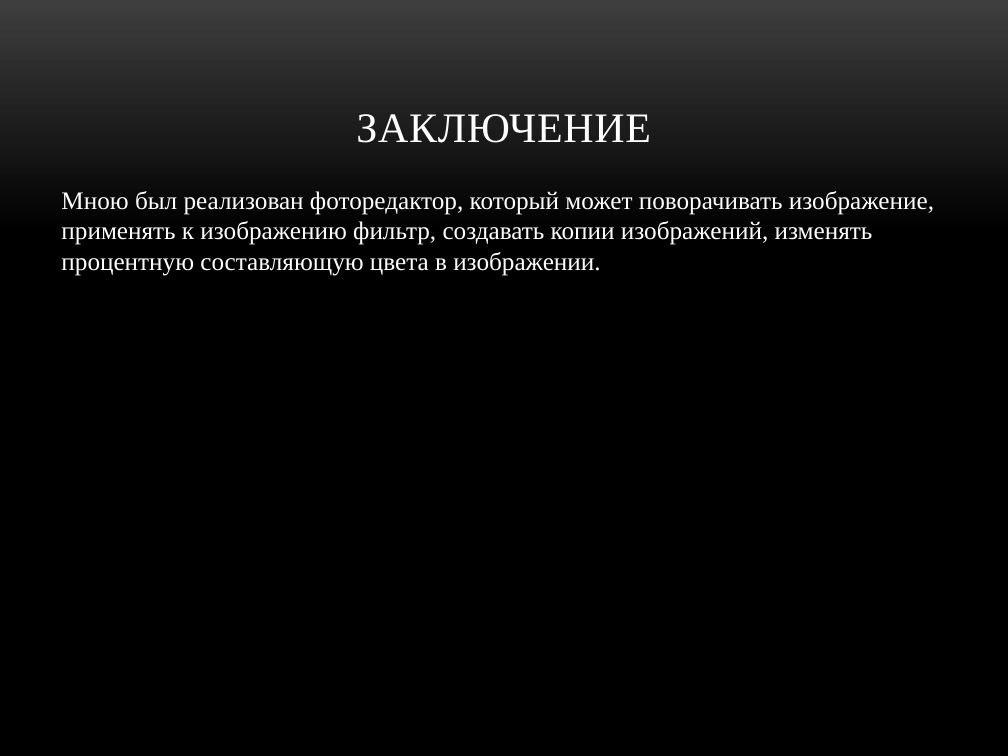
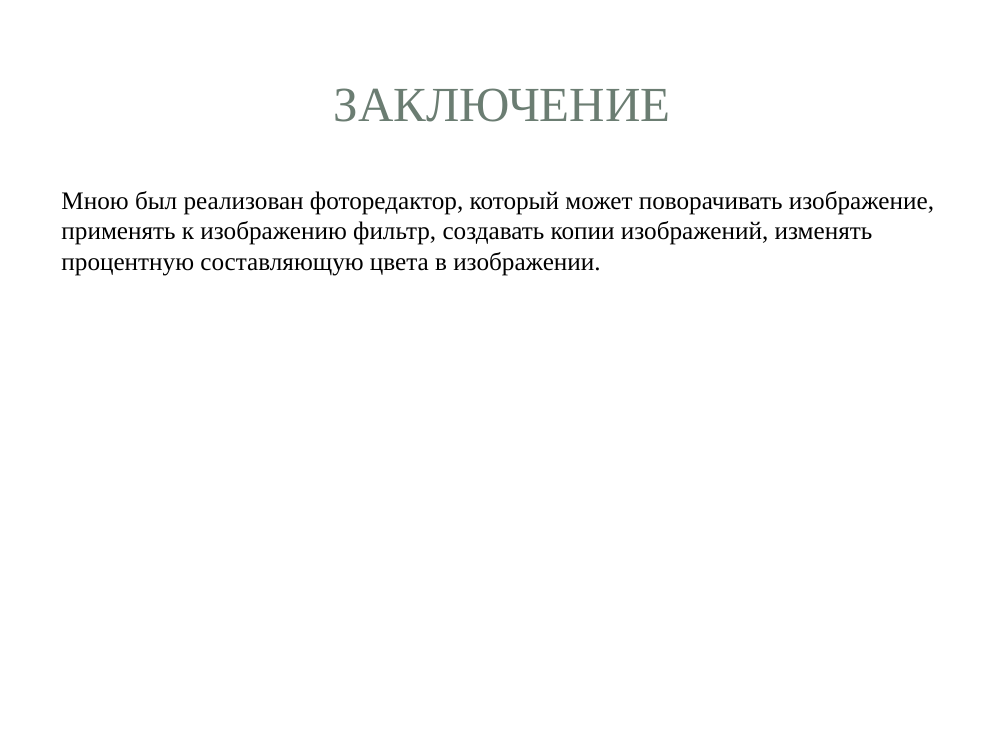
Before and after one commit to feodorrussia/MiniProject, a slide deck: slide 7 of Project/Минипроект Белоуса Фёдора.pptx. Drawn at 1008x756 pixels with LibreOffice and Linux fonts; fonts in the diff are those of the drawing; background and template pictures are left out. Boxes give left, top, right and bottom in pixels: in the first picture for what was removed or moved away, otherwise in the second. Text is boxed around its words. In the diff, an @@ line names an element or a change of style, - is before the commit and + after.

```diff
--- a/Project/Минипроект Белоуса Фёдора.pptx
+++ b/Project/Минипроект Белоуса Фёдора.pptx
@@ rounded rectangle added at (x1=10, y1=11, x2=998, y2=746), fill #FFFFFF @@
@@ rectangle added at (x1=30, y1=30, x2=978, y2=176), fill #FFFFFF at 83% opacity @@
@@ rectangle added at (x1=41, y1=41, x2=966, y2=164), fill #FFFFFF @@
@@ title "ЗАКЛЮЧЕНИЕ" moved from (x1=356, y1=114, x2=651, y2=143) to (x1=334, y1=88, x2=671, y2=122) @@
@@ title "ЗАКЛЮЧЕНИЕ" at (x1=334, y1=88, x2=671, y2=122): size 30 to 35 pt, text colour #FFFFFF to #6B7D72, letter spacing 0.5 to 0 pt; vertical alignment bottom to middle @@
@@ text "Мною был реализован фоторедактор, который ..." at (x1=61, y1=191, x2=934, y2=276): text colour #FFFFFF to #000000 @@
```
Also in this commit, not shown: 6 other slides changed, 1 slide added, 1 slide removed, 2 other files.
